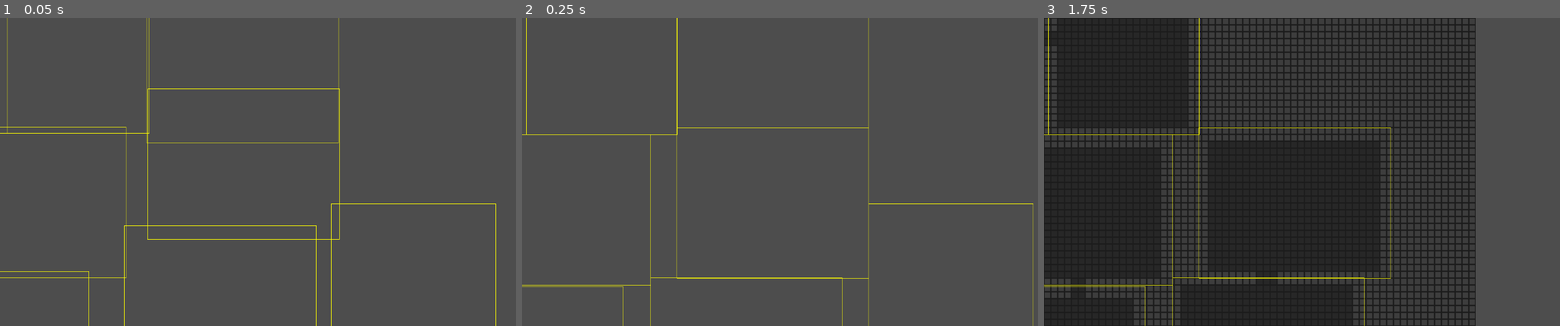
Above: before the commit, frames 1-3 (left to right).
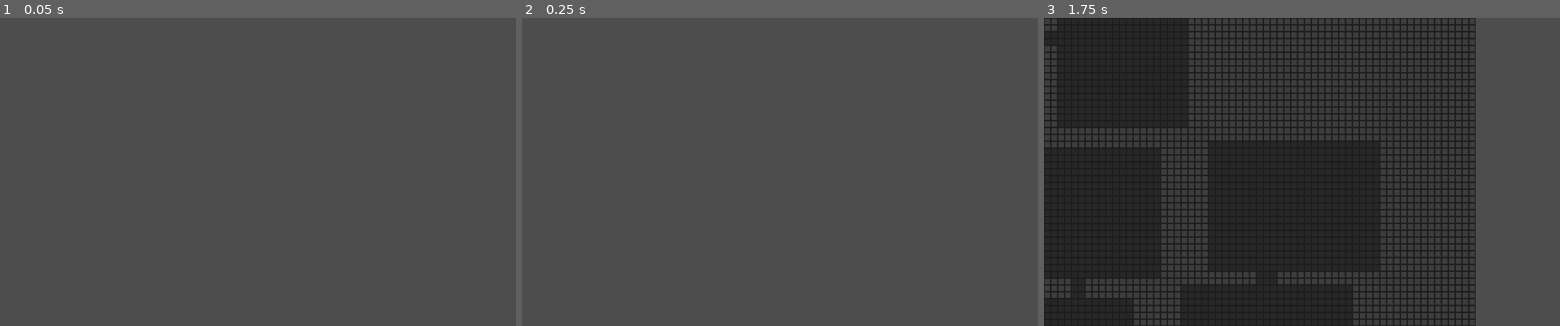
Above: after the commit, the same moments.

Repository: lopezmseb/neon-requiem
Game: Godot game, scene res://Scenes/TestScenes/RoomGeneration.tscn
Same seed, same stepped clock (60 frames per second), same inputs: the game is played once before the commit and once after it. This scene is started directly instead of the project's main scene.
Inputs (mouse positions are in pixels of both pictures, inside the frame that each line leads up to):
- Up to frame 1 (0.05 s): no input
- Up to frame 2 (0.25 s): no input
- Up to frame 3 (1.75 s): tap Enter at 0.5 s; move the mouse to (1436, 156) at 0.52 s; press the mouse at (1436, 156) at 0.53 s; hold D (right) 0.53-1.28 s; tap Space (dash) at 1.25 s; move the mouse to (1209, 187) at 1.27 s; release the mouse at (1209, 187) at 1.28 s; hold S (down) from 1.28 s (still down); tap Shift (change_color) at 1.35 s

The runs differ from the first frame. In frame 1, 1.2% of the frame differs, in the area x 0-97%, y 0-100%; in frame 2, 1.0%; in frame 3, 0.8%.

Commit message:
merge fixes

Diff:
--- a/Neon Requiem/Scripts/RoomGeneration/RoomGeneration.gd
+++ b/Neon Requiem/Scripts/RoomGeneration/RoomGeneration.gd
@@ -36,9 +36,6 @@
 	# Wait for Rooms to Finish Moving
 	$RoomMovementWait.start()
 
-func _draw():
-	for room in $Rooms.get_children():
-		draw_rect(Rect2(room.position - room.size, room.size * 2), Color(32,228,0), false)
 
 func _process(delta):
 	queue_redraw()
Not shown: 1 places in Neon Requiem/Scenes/ObjectHealthBar.tscn that only renumber resources
Not shown: 1 places in Neon Requiem/Scenes/PlayerHealthBar.tscn that only renumber resources
Not shown: 1 places in Neon Requiem/Scripts/test.tscn that only renumber resources
